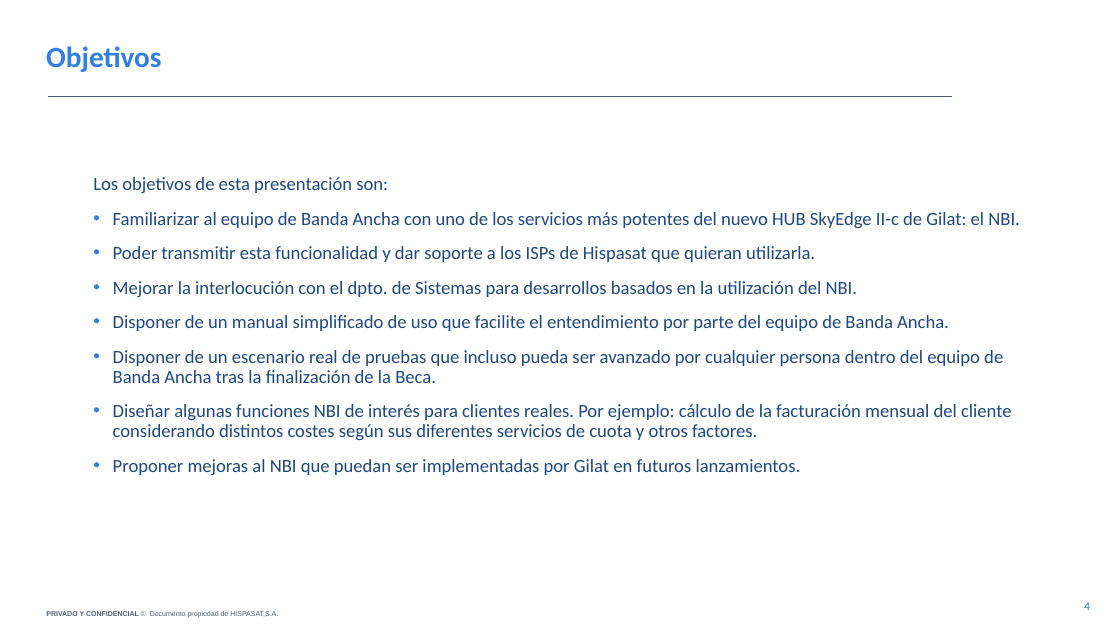
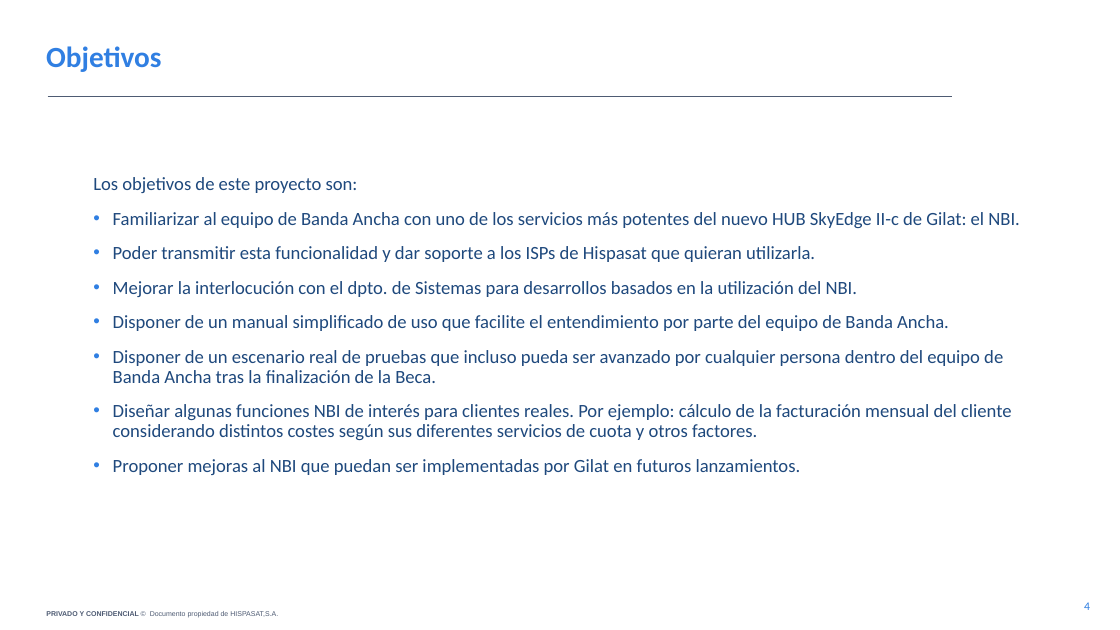
Before and after one commit to zakhaev70/TotalNMS_NBI, a slide deck: slide 4 of docs/Presentación NBI.pptx. Drawn at 1120x630 pixels with LibreOffice and Linux fonts; fonts in the diff are those of the drawing; background and template pictures are left out. Boxes give left, top, right and bottom in pixels: in the first picture for what was removed or moved away, otherwise in the second. Text is boxed around its words. In the diff, an @@ line names an element or a change of style, - is before the commit and + after.

```diff
--- a/docs/Presentación NBI.pptx
+++ b/docs/Presentación NBI.pptx
@@ text at (93,177,358,193): text changed @@
-Los objetivos de esta presentación son:
+Los objetivos de este proyecto son:
```
Also in this commit, not shown: 1 other slide changed.
